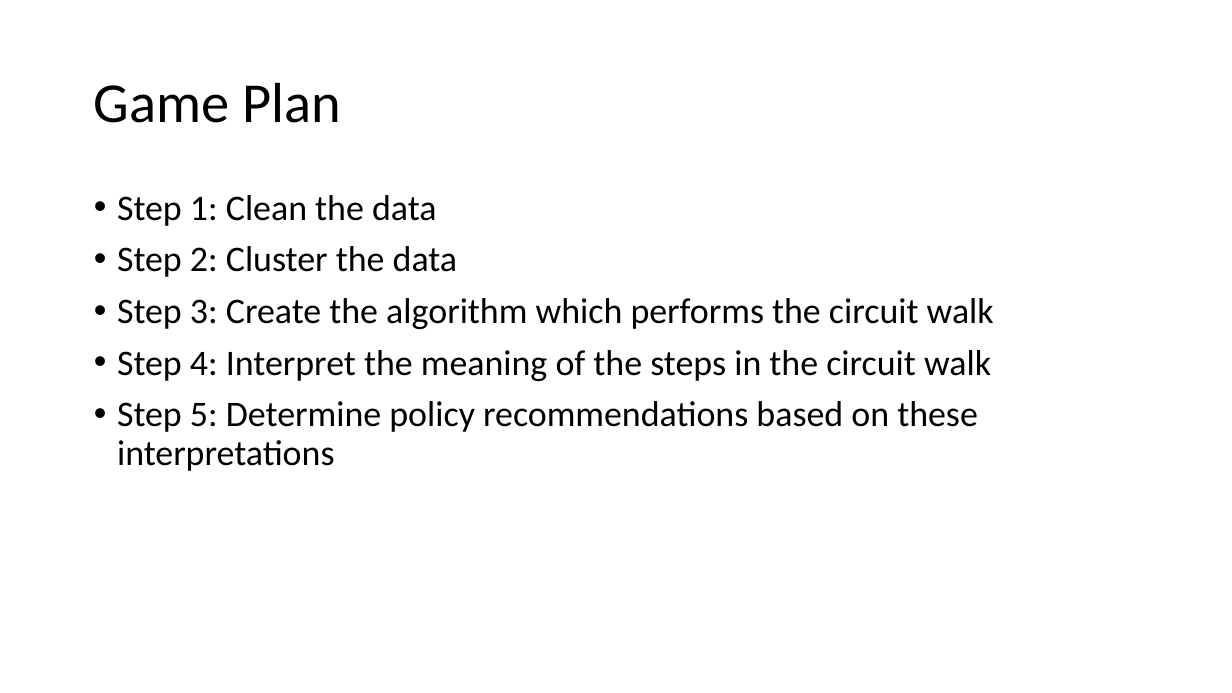
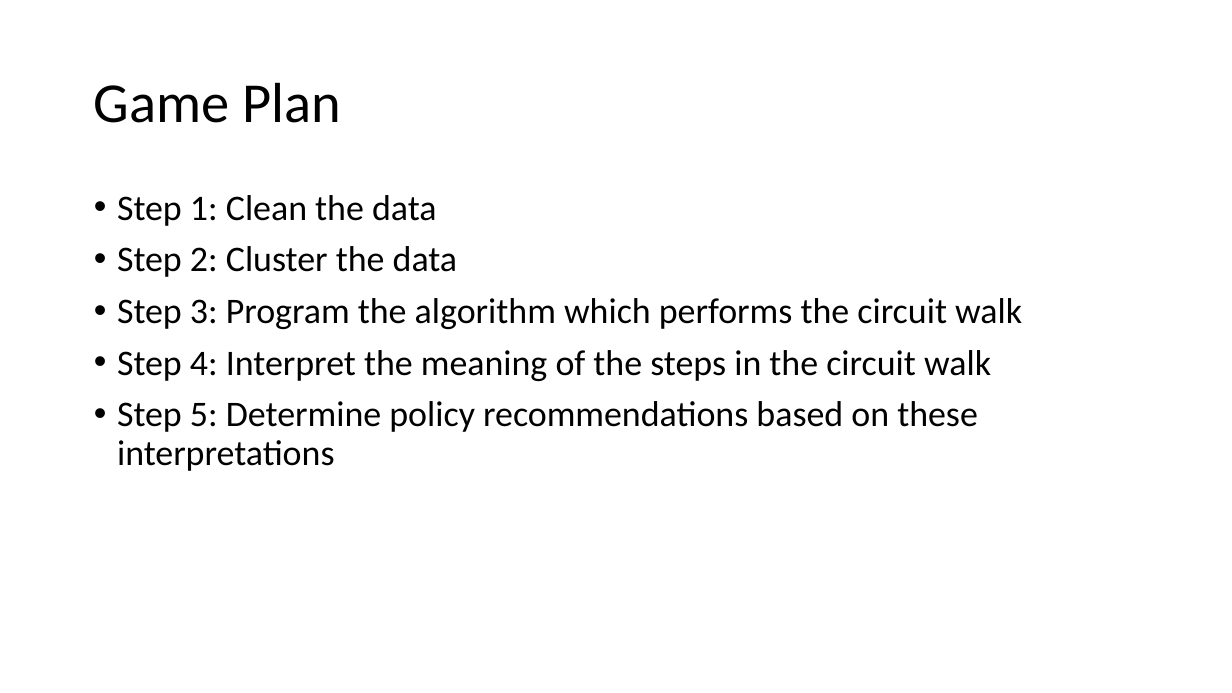
Before and after one commit to wgrewe/D2P-Optimization-Fall-2021, a slide deck: slide 3 of American_Community_Surveys/5-minute preview.pptx. Drawn at 1232x693 pixels with LibreOffice and Linux fonts; fonts in the diff are those of the drawing. Boxes give left, top, right and bottom in pixels: in the first picture for what was removed or moved away, otherwise in the second. Text is boxed around its words. In the diff, an @@ line names an element or a change of style, - is before the commit and + after.

```diff
--- a/American_Community_Surveys/5-minute preview.pptx
+++ b/American_Community_Surveys/5-minute preview.pptx
@@ text at box(117, 298, 1022, 329): text changed @@
-• Step 3: Create the algorithm which performs the circuit walk
+• Step 3: Program the algorithm which performs the circuit walk
```
Also in this commit, not shown: 2 other slides changed.
